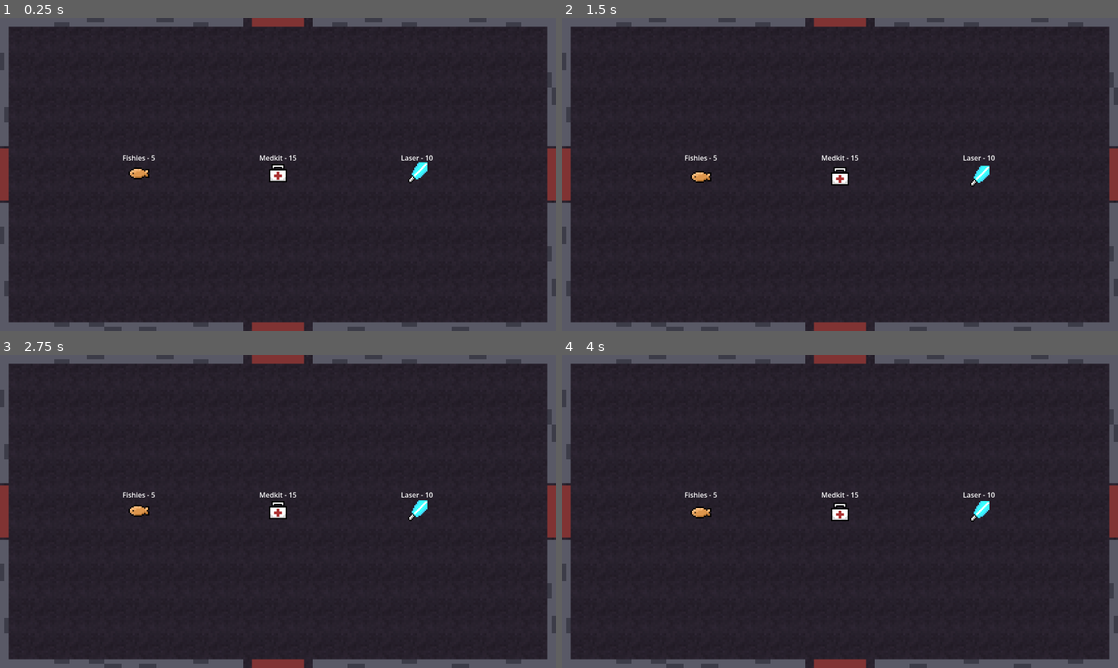
Above: before the commit, frames 1-4 (two rows, left to right).
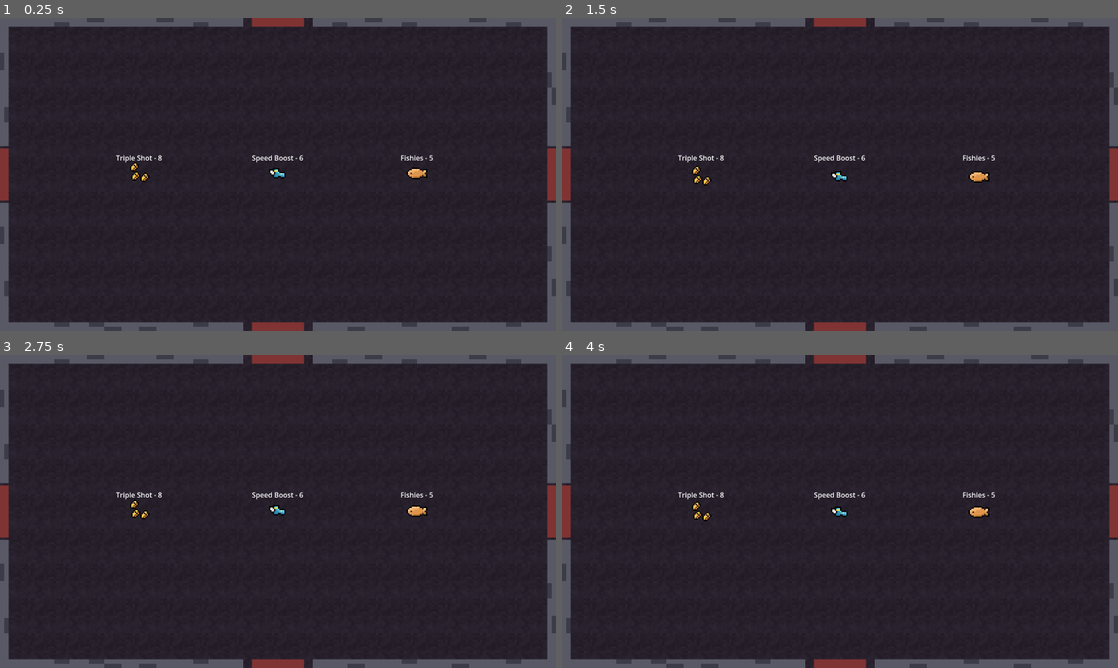
Above: after the commit, the same moments.

Repository: s4hlo/movie-jam
Game: Godot game, scene res://scenes/rooms/room_shop.tscn
Same seed, same stepped clock (60 frames per second), same inputs: the game is played once before the commit and once after it. This scene is started directly instead of the project's main scene.
Inputs (mouse positions are in pixels of both pictures, inside the frame that each line leads up to):
- Up to frame 1 (0.25 s): no input
- Up to frame 2 (1.5 s): move the mouse to (962, 158) at 0.52 s; hold D (move_right) 0.53-1.28 s; tap E (interact) at 0.6 s; move the mouse to (728, 190) at 1.27 s; hold S (move_down) from 1.28 s (still down); click (728, 190) at 1.35 s
- Up to frame 3 (2.75 s): move the mouse to (333, 442) at 2.02 s; release S (move_down) at 2.03 s; hold D (move_right) from 2.03 s (still down); tap E (interact) at 2.1 s
- Up to frame 4 (4 s): move the mouse to (812, 574) at 2.77 s; release D (move_right) at 2.78 s; hold W (move_up) 2.78-3.53 s; click (812, 574) at 2.85 s; move the mouse to (1006, 558) at 3.52 s; hold A (move_left) from 3.53 s (still down); tap E (interact) at 3.6 s

The runs differ from the first frame. In frame 1, 0.7% of the frame differs, in the area x 20-78%, y 43-53%; in frame 2, 0.7%, in the area x 20-78%, y 43-54%; in frame 3, 0.7%; in frame 4, 0.7%.

Commit message:
persist shop

Diff:
--- a/scripts/room_shop.gd
+++ b/scripts/room_shop.gd
@@ -18,6 +18,20 @@
 	_setup_pedestals()
 
 func _setup_pedestals() -> void:
+	var pedestals := [pedestal1, pedestal2, pedestal3]
+
+	var has_stored := false
+	for p in pedestals:
+		if entity_states.has(str(p.name)):
+			has_stored = true
+			break
+
+	if has_stored:
+		_apply_stored_layout(pedestals)
+	else:
+		_generate_fresh_layout(pedestals)
+
+func _generate_fresh_layout(pedestals: Array) -> void:
 	var player = get_tree().get_first_node_in_group("player")
 	var available_keys: Array = []
 	for key in SHOP_ITEMS:
@@ -25,19 +39,41 @@
 			available_keys.append(key)
 	available_keys.shuffle()
 
-	var pedestals := [pedestal1, pedestal2, pedestal3]
-	for i in range(3):
+	for i in range(pedestals.size()):
+		var ped_name: String = str(pedestals[i].name)
 		if i < available_keys.size():
 			var key: String = available_keys[i]
-			var item_data: Dictionary = SHOP_ITEMS[key]
+			_configure_pedestal(pedestals[i], key)
+			_changed_entities[ped_name] = "item:" + key
+		else:
+			_hide_pedestal(pedestals[i])
+			_changed_entities[ped_name] = "empty"
 
-			# Criamos o "recorte" da sprite sheet
-			var atlas_tex = AtlasTexture.new()
-			atlas_tex.atlas = SHEET
-			atlas_tex.region = item_data["rect"]
+func _apply_stored_layout(pedestals: Array) -> void:
+	for i in range(pedestals.size()):
+		var pedestal: Area2D = pedestals[i]
+		var state: String = entity_states.get(str(pedestal.name), "")
+		if state.begins_with("item:"):
+			# Pedestal still active: configure with stored item
+			if is_instance_valid(pedestal) and not pedestal.is_queued_for_deletion():
+				_configure_pedestal(pedestal, state.substr(5))
+		else:
+			# "removed" (purchased, already queue_freed by base) or "empty"
+			if is_instance_valid(pedestal) and not pedestal.is_queued_for_deletion():
+				_hide_pedestal(pedestal)
 
-			pedestals[i].setup(key, item_data["price"], item_data["name"], atlas_tex)
-		else:
-			pedestals[i].visible = false
-			pedestals[i].set_process(false)
-			pedestals[i].get_node("CollisionShape2D").set_deferred("disabled", true)
+func _configure_pedestal(pedestal: Area2D, key: String) -> void:
+	var item_data: Dictionary = SHOP_ITEMS[key]
+	var atlas_tex = AtlasTexture.new()
+	atlas_tex.atlas = SHEET
+	atlas_tex.region = item_data["rect"]
+	pedestal.setup(key, item_data["price"], item_data["name"], atlas_tex)
+	# Base's _connect_entity_signals skips nodes that already have an entry in
+	# entity_states, so on revisit we wire the signal ourselves.
+	if not pedestal.state_changed.is_connected(_on_entity_state_changed):
+		pedestal.state_changed.connect(_on_entity_state_changed.bind(str(pedestal.name)))
+
+func _hide_pedestal(pedestal: Area2D) -> void:
+	pedestal.visible = false
+	pedestal.set_process(false)
+	pedestal.get_node("CollisionShape2D").set_deferred("disabled", true)
--- a/scripts/shop_pedestal.gd
+++ b/scripts/shop_pedestal.gd
@@ -1,4 +1,6 @@
 extends Area2D
+
+signal state_changed(new_state: String)
 
 var item_key: String = ""
 var item_price: int = 0
@@ -59,6 +61,7 @@
 		item_sprite.visible = false
 		item_label.visible = false
 		prompt_label.visible = false
+		state_changed.emit("removed")
 	else:
 		_flash_no_coins()
 
